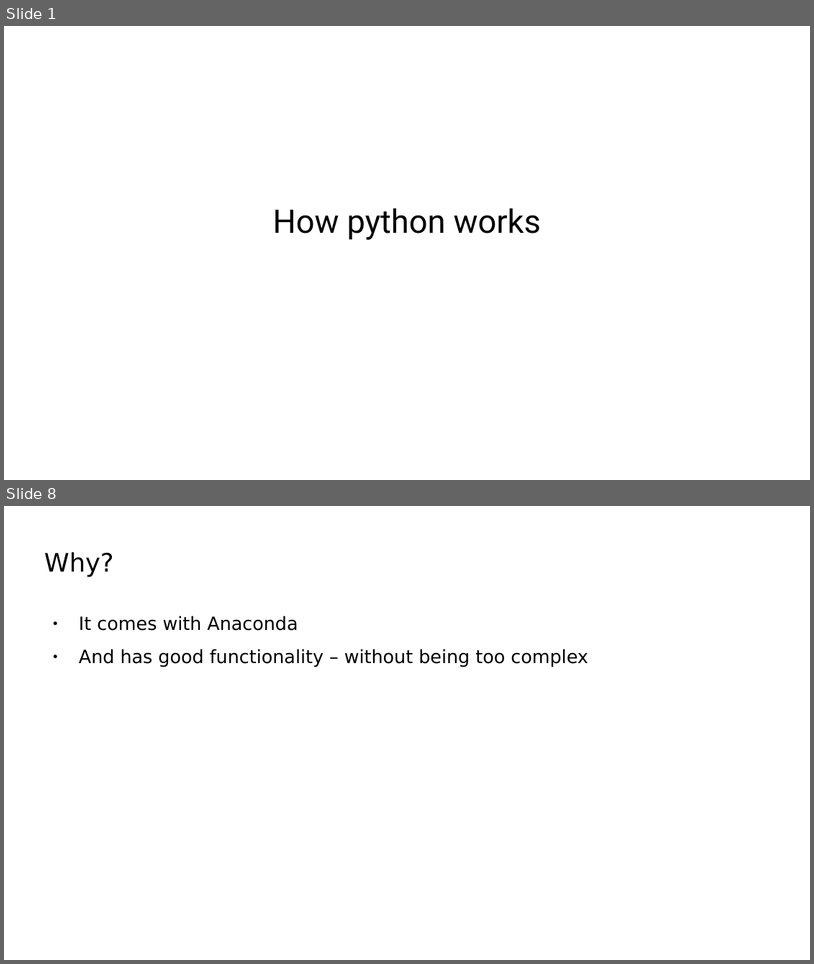
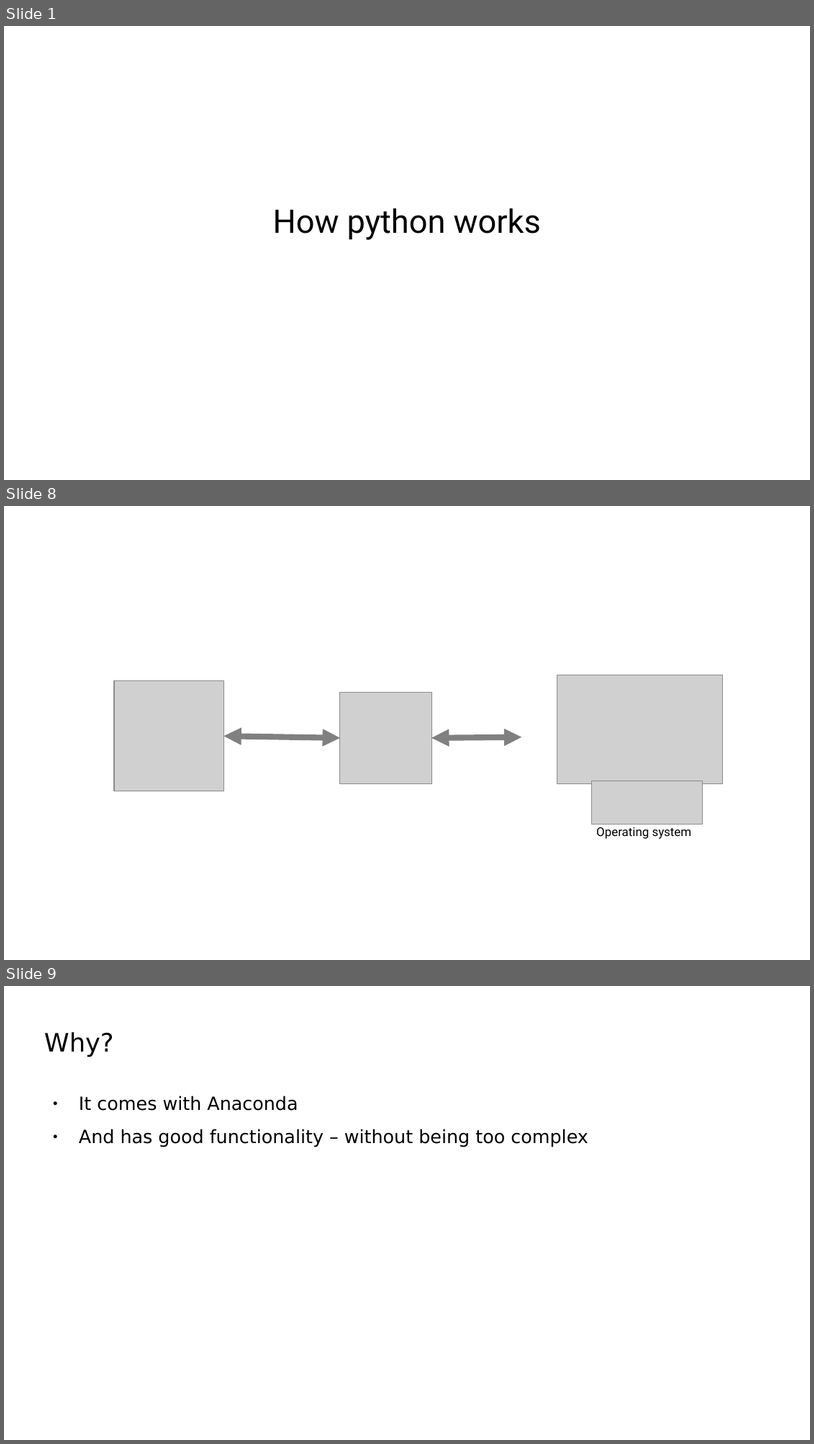
Before and after one commit to dvanderelst-classes/python-class, a slide deck: 02_Editor/Editor.odp. Shown one above the other, each under a label of ours: slides 1 and 8 before the commit, slides 1, 8 and 9 after it; the slides between them are not shown. The pictures are 814x964 and 814x1444 pixels, drawn with LibreOffice and Linux fonts; fonts in the diff are those of the drawing; grey boxes stand for pictures. Boxes give left, top, right and bottom in pixels: in the first picture for what was removed or moved away, otherwise in the second. Text is boxed around its words. In the diff, an @@ line names an element or a change of style, - is before the commit and + after.

```diff
--- a/02_Editor/Editor.odp
+++ b/02_Editor/Editor.odp
@@ slide 8 added at <box>4,506,810,960</box>, background #FFFFFF @@
@@ picture added at <box>558,675,723,784</box> @@
@@ picture added at <box>114,681,224,790</box> @@
@@ picture added at <box>341,692,432,783</box> @@
@@ double arrow added from (224, 736) to (341, 738), #808080 5.75 pt @@
@@ double arrow added from (432, 738) to (522, 737), #808080 5.75 pt @@
@@ picture added at <box>592,780,703,824</box> @@
@@ text added at <box>597,827,692,839</box>, 12 pt, text #000000 @@
+Operating system
@@ what was slide 8 is now slide 9 @@
```
Also in this commit, not shown: 4 slides changed, 3 other slides added, 2 slides removed, 1 other file.
